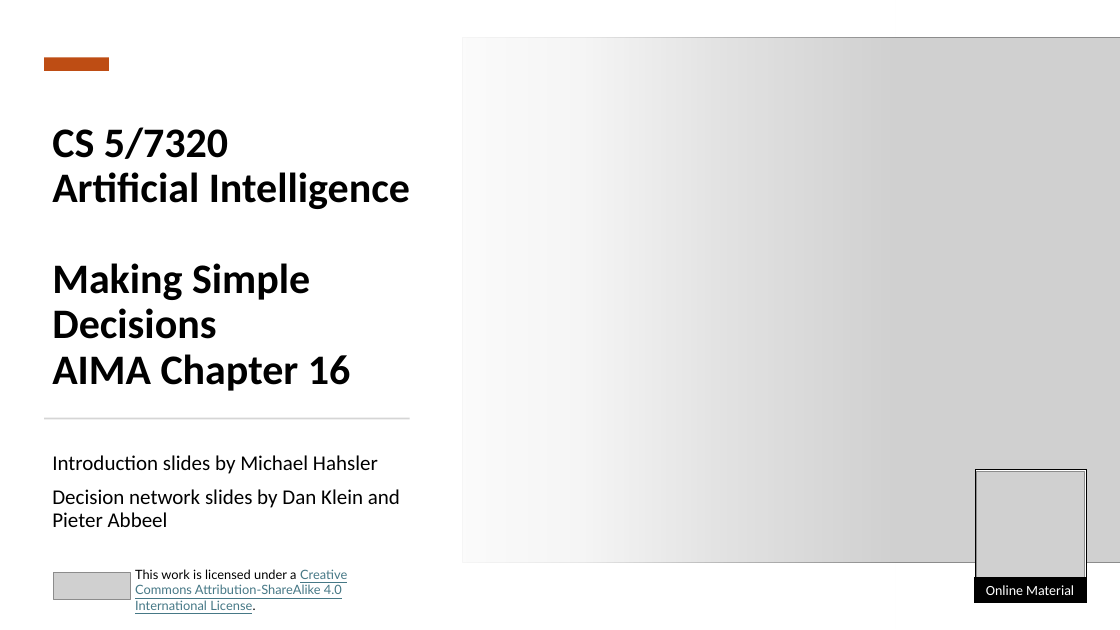
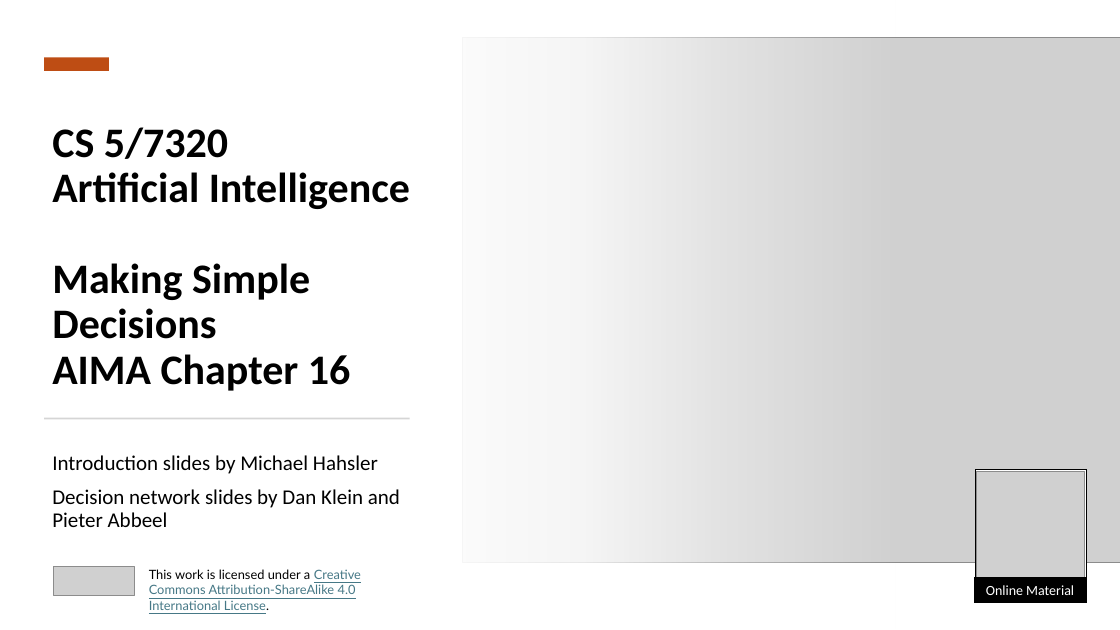
Before and after one commit to mhahsler/CS7320-AI, a slide deck: slide 1 of slides/16_decision_making.pptx. Drawn at 1120x630 pixels with LibreOffice and Linux fonts; fonts in the diff are those of the drawing; grey boxes stand for pictures. Boxes give left, top, right and bottom in pixels: in the first picture for what was removed or moved away, otherwise in the second. Text is boxed around its words. In the diff, an @@ line names an element or a change of style, - is before the commit and + after.

```diff
--- a/slides/16_decision_making.pptx
+++ b/slides/16_decision_making.pptx
@@ picture: place and size @@
-picture at box(54, 573, 131, 600)
+picture at box(53, 567, 134, 596)
@@ text "This work is licensed under ...": place and size @@
-text "This work is licensed under ..." at box(135, 569, 347, 610)
+text "This work is licensed under ..." at box(149, 569, 361, 610)
```
Also in this commit, not shown: 9 other files.
